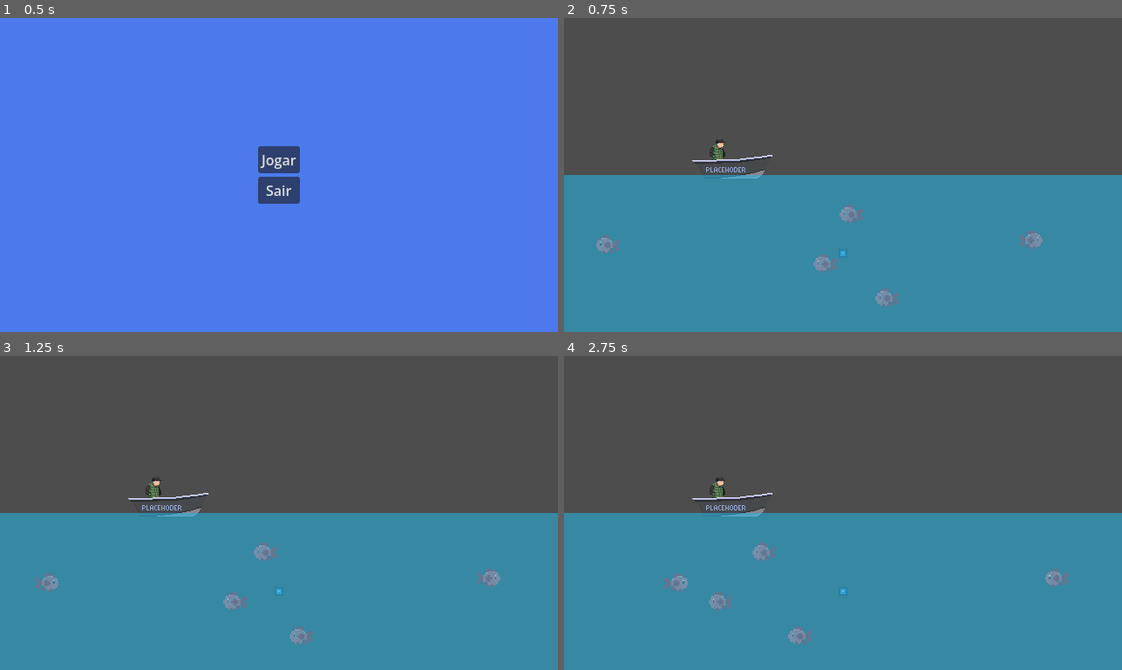
Above: before the commit, frames 1-4 (two rows, left to right).
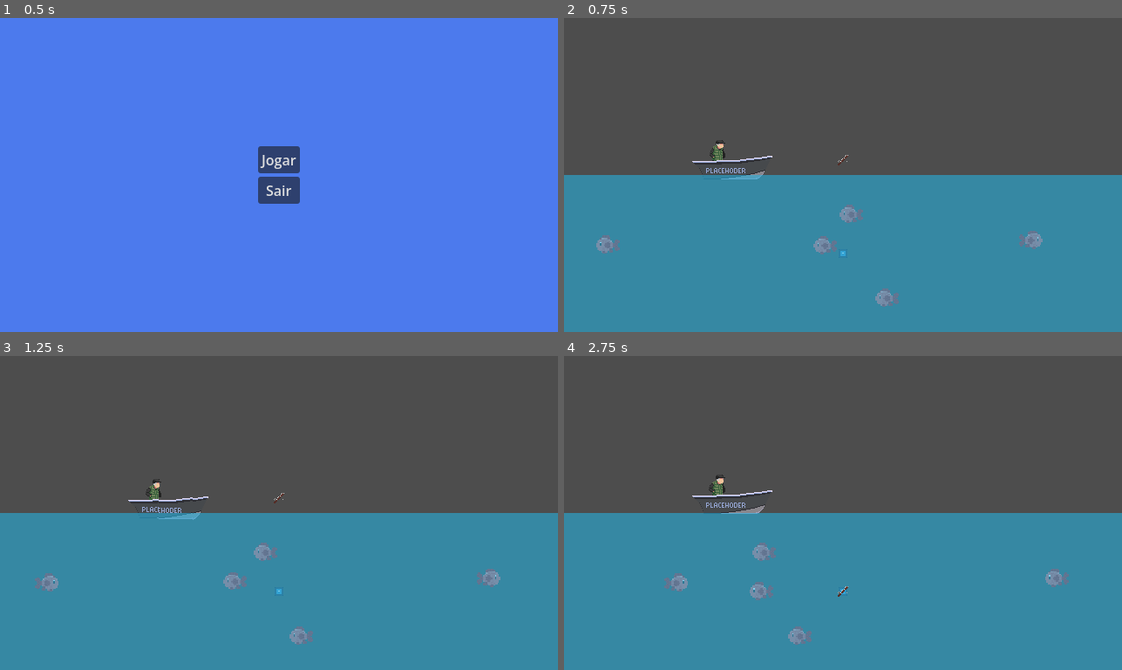
Above: after the commit, the same moments.

Repository: Bad-Onion/gyotaku
Game: Godot game, scene res://main.tscn
The game is run twice, just before and just after one commit, with the same random seed, the same clock (stepped at 60 frames per second) and the same inputs. The engine's default icon, where the game draws it, is replaced by a stand-in: a white triangle on a blue panel in a dark square.
Inputs (mouse positions are in pixels of both pictures, inside the frame that each line leads up to):
- Up to frame 1 (0.5 s): no input
- Up to frame 2 (0.75 s): click "Jogar" at 0.5 s
- Up to frame 3 (1.25 s): no input
- Up to frame 4 (2.75 s): move the mouse to (965, 497) at 1.27 s; click (965, 497) at 1.42 s; drag from (731, 528) to (843, 591) at 2.02 s

Frame 1 is identical in both runs. In frame 2, 0.7% of the frame differs, in the area x 22-51%, y 38-82%; in frame 3, 0.9%; in frame 4, 0.9%, in the area x 22-51%, y 37-82%.

Commit message:
add fishing chud && boat physics

Diff:
--- /dev/null
+++ b/gyotaku/scenes/interactables/boat/boat_floating.gd
@@ -0,0 +1,22 @@
+class_name BoatFloating
+extends Sprite2D
+
+
+@export var vertical_float_speed: float = 2.0
+@export var vertical_float_amplitude: float = 3.0
+@export var tilt_animation_speed: float = 1.5
+@export var max_tilt_radians: float = 0.03
+
+var _start_y: float
+var _time_passed: float = 0.0
+
+
+func _ready() -> void:
+	_start_y = position.y
+
+func _process(delta: float) -> void:
+	_time_passed += delta
+
+	position.y = _start_y + sin(_time_passed * vertical_float_speed) * vertical_float_amplitude
+
+	rotation = sin(_time_passed * tilt_animation_speed) * max_tilt_radians
--- /dev/null
+++ b/gyotaku/scenes/interactables/fishing_cursor_ui/fishing_cursor_ui.gd
@@ -0,0 +1,78 @@
+class_name FishingCursorUI
+extends Node2D
+
+
+@export_group("Dependencies")
+@export var mechanic_system: FishingMechanicSystem
+@export var input_system: PlayerFishingInput
+
+@export_group("Nodes")
+@onready var rod_sprite: Sprite2D = %RodSprite
+@onready var arrow_sprite: Sprite2D = %ArrowSprite
+
+@export_group("Colors & Thresholds")
+@export var color_low: Color = Color.YELLOW
+@export var color_perfect: Color = Color.GREEN
+@export var color_danger: Color = Color.RED
+@export var sweet_spot_min: float = 30.0
+@export var sweet_spot_max: float = 70.0
+
+var max_expected_drag: float = 150.0
+
+
+func _ready() -> void:
+	hide()
+
+
+func activate() -> void:
+	Input.set_mouse_mode(Input.MOUSE_MODE_HIDDEN)
+	show()
+
+
+func deactivate() -> void:
+	Input.set_mouse_mode(Input.MOUSE_MODE_VISIBLE)
+	hide()
+
+
+func _process(delta: float) -> void:
+	if not visible or not mechanic_system or not input_system:
+		return
+
+	global_position = get_global_mouse_position()
+
+	_update_arrow()
+	_update_rod(delta)
+
+
+func _update_arrow() -> void:
+	var drag_vector := input_system.get_drag_vector()
+
+	if input_system.is_active() and drag_vector.length() > 5.0:
+		arrow_sprite.show()
+		arrow_sprite.rotation = drag_vector.angle()
+	else:
+		arrow_sprite.hide()
+
+	# Tint the arrow based on current tension
+	var tension := mechanic_system.current_tension
+	if tension < sweet_spot_min:
+		arrow_sprite.modulate = color_low
+	elif tension > sweet_spot_max:
+		arrow_sprite.modulate = color_danger
+	else:
+		arrow_sprite.modulate = color_perfect
+
+
+func _update_rod(delta: float) -> void:
+	# Calculate how hard the player is pulling (0.0 to 1.0)
+	var drag_length := input_system.get_drag_vector().length()
+	var pull_intensity := clampf(drag_length / max_expected_drag, 0.0, 1.0)
+
+	# Optional: If you use an AnimatedSprite2D, you could change frames here:
+	# rod_sprite.frame = int(pull_intensity * max_frames)
+
+	# For now, we simulate rod bending by dynamically rotating/scaling it
+	var drag_dir := signf(input_system.get_drag_vector().x)
+	var target_rotation := pull_intensity * (PI / 4.0) * drag_dir # Bends up to 45 degrees
+
+	rod_sprite.rotation = lerp_angle(rod_sprite.rotation, target_rotation, 15.0 * delta)
--- /dev/null
+++ b/gyotaku/scenes/interactables/fishing_cursor_ui/fishing_cursor_ui.tscn
@@ -0,0 +1,20 @@
+[gd_scene format=3 uid="uid://up571wp5o825"]
+
+[ext_resource type="Texture2D" uid="uid://strfaqn8wah7" path="res://assets/sprites/a-retro-styled-pixel-art-illustration-of-a-fishing-rod-free-png.webp" id="1_7gxyw"]
+[ext_resource type="Texture2D" uid="uid://ccxha327uwpcl" path="res://assets/sprites/sr2e72fbd0562aws3.png" id="2_xla6n"]
+[ext_resource type="Script" uid="uid://df0awv8y88e4b" path="res://scenes/interactables/fishing_cursor_ui/fishing_cursor_ui.gd" id="3_2duka"]
+
+[node name="FishingCursorUI" type="Node2D" unique_id=782493889]
+
+[node name="RodSprite" type="Sprite2D" parent="." unique_id=2066038344]
+unique_name_in_owner = true
+scale = Vector2(0.013010205, 0.013010205)
+texture = ExtResource("1_7gxyw")
+
+[node name="ArrowSprite" type="Sprite2D" parent="." unique_id=2137930341]
+unique_name_in_owner = true
+position = Vector2(12.000001, -12)
+rotation = -0.7261898
+scale = Vector2(0.007812512, 0.007812512)
+texture = ExtResource("2_xla6n")
+script = ExtResource("3_2duka")
--- a/gyotaku/scenes/levels/level_1/level_1.gd
+++ b/gyotaku/scenes/levels/level_1/level_1.gd
@@ -4,6 +4,7 @@
 
 @onready var fishing_hook: FishingHook = %FishingHook
 @onready var fishing_mechanic_system: FishingMechanicSystem = %FishingMechanicSystem
+@onready var fishing_cursor_ui: FishingCursorUI = %FishingCursorUI
 
 
 func _ready() -> void:
@@ -17,15 +18,19 @@
 func _on_fish_hooked(fish: Fish) -> void:
 	print("Fish hooked! Minigame started.")
 	fishing_mechanic_system.start_minigame(fish)
+	fishing_cursor_ui.activate()
 
 
 func _on_fish_caught() -> void:
 	print("Success: Fish Caught!")
+	fishing_cursor_ui.deactivate()
 
 
 func _on_fish_escaped() -> void:
 	print("Fail: Fish Escaped!")
+	fishing_cursor_ui.deactivate()
 
 
 func _on_line_broke() -> void:
 	print("Fail: Line Broke!")
+	fishing_cursor_ui.deactivate()
--- a/gyotaku/scenes/levels/level_1/level_1.tscn
+++ b/gyotaku/scenes/levels/level_1/level_1.tscn
@@ -7,7 +7,10 @@
 [ext_resource type="Texture2D" uid="uid://crid57sx6bisi" path="res://assets/sprites/Barco.png" id="2_58uyj"]
 [ext_resource type="Script" uid="uid://ci7g83sbukdl2" path="res://scenes/mechanics/fishing_mechanic/player_fishing_input.gd" id="3_vmhy7"]
 [ext_resource type="Script" uid="uid://d4im07ios3cej" path="res://scenes/mechanics/fishing_mechanic/fish_spawner.gd" id="4_58uyj"]
+[ext_resource type="Script" uid="uid://byhdwncbhrg0u" path="res://scenes/interactables/boat/boat_floating.gd" id="4_w3g2g"]
 [ext_resource type="PackedScene" uid="uid://cgb7ob0db0t1f" path="res://scenes/entities/fish/fish.tscn" id="5_ojo11"]
+[ext_resource type="PackedScene" uid="uid://up571wp5o825" path="res://scenes/interactables/fishing_cursor_ui/fishing_cursor_ui.tscn" id="9_31rk5"]
+[ext_resource type="Script" uid="uid://df0awv8y88e4b" path="res://scenes/interactables/fishing_cursor_ui/fishing_cursor_ui.gd" id="10_w3g2g"]
 
 [node name="Level1" type="Node2D" unique_id=1565577455]
 script = ExtResource("1_58uyj")
@@ -23,20 +26,23 @@
 offset_top = -180.0
 grow_horizontal = 2
 grow_vertical = 0
+mouse_filter = 2
 color = Color(0.14768377, 0.696969, 0.88238794, 0.58431375)
 
-[node name="Player" type="Node" parent="." unique_id=1540698255]
+[node name="Boat" type="Node" parent="." unique_id=439834229]
 
-[node name="Player" type="Sprite2D" parent="Player" unique_id=393233768]
-z_index = 1
-position = Vector2(177, 157.83653)
-scale = Vector2(0.95152205, 0.9515222)
-texture = ExtResource("1_vmhy7")
-
-[node name="Boat" type="Sprite2D" parent="Player" unique_id=1870913298]
+[node name="Boat" type="Sprite2D" parent="Boat" unique_id=1870913298]
 z_index = 2
 position = Vector2(193, 169.83653)
 texture = ExtResource("2_58uyj")
+script = ExtResource("4_w3g2g")
+
+[node name="Player" type="Sprite2D" parent="Boat/Boat" unique_id=393233768]
+z_index = 1
+z_as_relative = false
+position = Vector2(-16, -12)
+scale = Vector2(0.95152205, 0.9515222)
+texture = ExtResource("1_vmhy7")
 
 [node name="FishingMechanicSystem" type="Node" parent="." unique_id=976759568 node_paths=PackedStringArray("input_system", "center_point")]
 unique_name_in_owner = true
@@ -62,3 +68,12 @@
 [node name="FishingHook" parent="." unique_id=2042041991 instance=ExtResource("1_7uxs1")]
 unique_name_in_owner = true
 position = Vector2(320, 270)
+
+[node name="HUD" type="CanvasLayer" parent="." unique_id=2041958202]
+
+[node name="FishingCursorUI" parent="HUD" unique_id=782493889 node_paths=PackedStringArray("mechanic_system", "input_system") instance=ExtResource("9_31rk5")]
+unique_name_in_owner = true
+visible = false
+script = ExtResource("10_w3g2g")
+mechanic_system = NodePath("../../FishingMechanicSystem")
+input_system = NodePath("../../PlayerFishingInput")
--- a/gyotaku/scenes/mechanics/fishing_mechanic/fishing_mechanic_system.gd
+++ b/gyotaku/scenes/mechanics/fishing_mechanic/fishing_mechanic_system.gd
@@ -26,6 +26,10 @@
 @export var impulse_penalty_force: float = 100.0
 @export var player_pull_power: float = 1.5
 @export var fish_struggle_power: float = 60.0
+
+@export_group("Visual Mapping")
+@export var surface_y: float = 190.0
+@export var bottom_y: float = 340.0
 
 var fish: Fish
 var current_tension: float = 0.0
@@ -90,6 +94,9 @@
 	else:
 		current_depth += depth_sink_fast_speed * delta # Desce rápido
 
+	current_depth = clampf(current_depth, 0.0, max_depth)
+	fish.global_position.y = remap(current_depth, 0.0, max_depth, surface_y, bottom_y)
+
 
 func _apply_escape_impulse() -> void:
 	# O peixe foge na direção em que estava a ser puxado (ganha a inércia da linha)
Binary file added: gyotaku/assets/sprites/a-retro-styled-pixel-art-illustration-of-a-fishing-rod-free-png.webp
Not shown, added: gyotaku/assets/sprites/a-retro-styled-pixel-art-illustration-of-a-fishing-rod-free-png.webp.import
Binary file added: gyotaku/assets/sprites/sr2e72fbd0562aws3.png
Not shown, added: gyotaku/assets/sprites/sr2e72fbd0562aws3.png.import
Not shown, added: gyotaku/scenes/interactables/boat/boat_floating.gd.uid
Not shown, added: gyotaku/scenes/interactables/fishing_cursor_ui/fishing_cursor_ui.gd.uid
